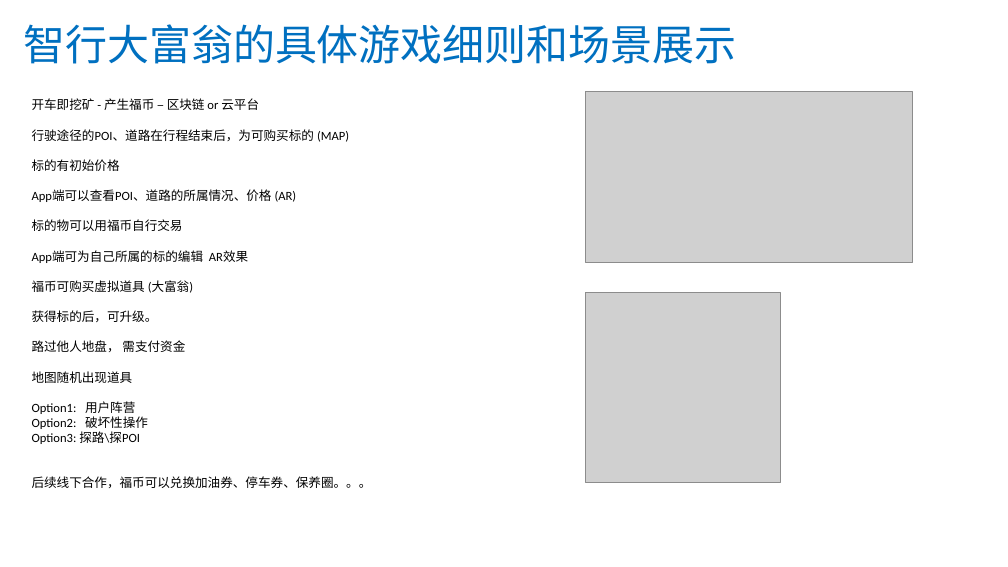
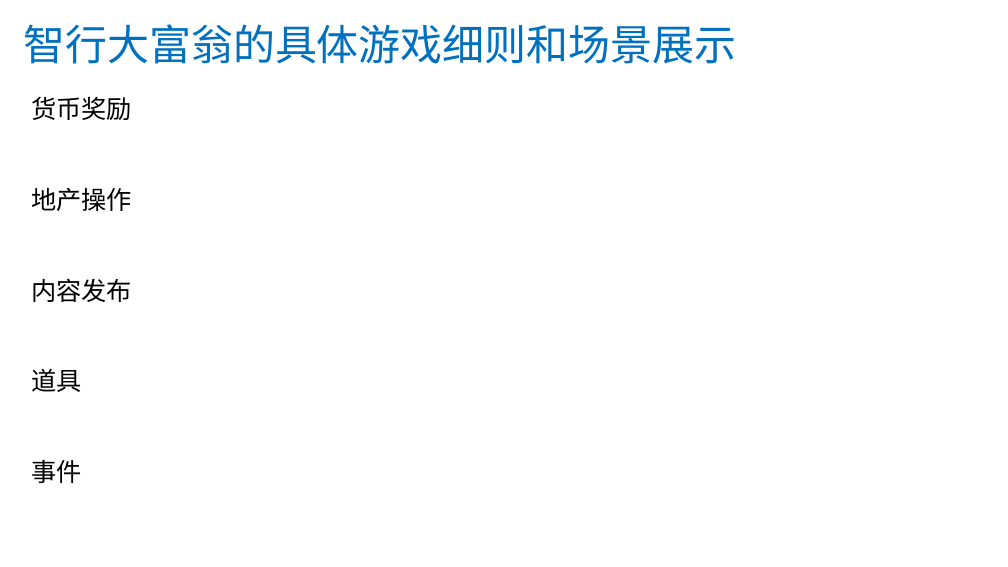
Before and after one commit to 70659361/VMonopoly, a slide deck: slide 11 of XMonopoly.pptx. Drawn at 1008x567 pixels with LibreOffice and Linux fonts; fonts in the diff are those of the drawing; grey boxes stand for pictures. Boxes give left, top, right and bottom in pixels: in the first picture for what was removed or moved away, otherwise in the second. Text is boxed around its words. In the diff, an @@ line names an element or a change of style, - is before the commit and + after.

```diff
--- a/XMonopoly.pptx
+++ b/XMonopoly.pptx
@@ text at bbox=[31, 96, 132, 483]: text changed; size 12 to 24 pt @@
-开车即挖矿 - 产生福币 – 区块链 or 云平台
-行驶途径的POI、道路在行程结束后，为可购买标的 (MAP)
-标的有初始价格
-App端可以查看POI、道路的所属情况、价格 (AR)
-标的物可以用福币自行交易
-App端可为自己所属的标的编辑 AR效果
-福币可购买虚拟道具 (大富翁)
-获得标的后，可升级。
-路过他人地盘， 需支付资金
-地图随机出现道具
-Option1: 用户阵营
-Option2: 破坏性操作
-Option3: 探路\探POI
-后续线下合作，福币可以兑换加油券、停车券、保养圈。。。
+货币奖励
+地产操作
+内容发布
+道具
+事件
@@ picture removed at bbox=[585, 92, 912, 262] @@
@@ picture removed at bbox=[585, 292, 780, 482] @@
```
Also in this commit, not shown: 8 other slides changed.
